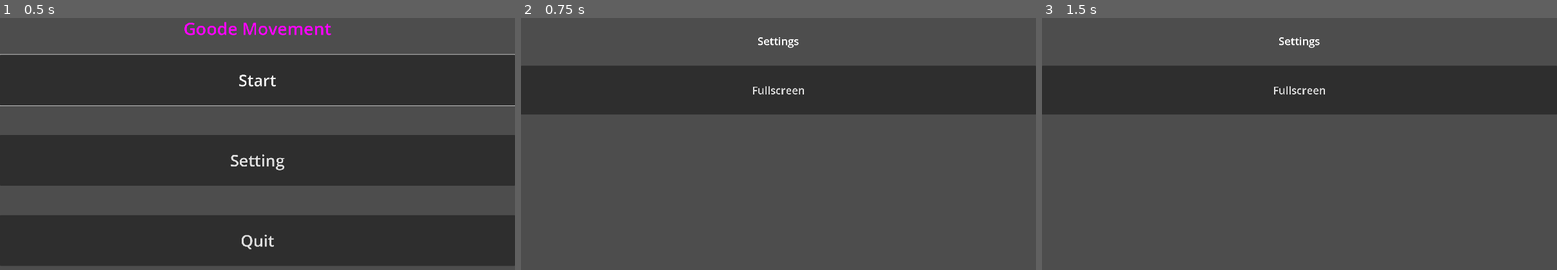
Above: before the commit, frames 1-3 (left to right).
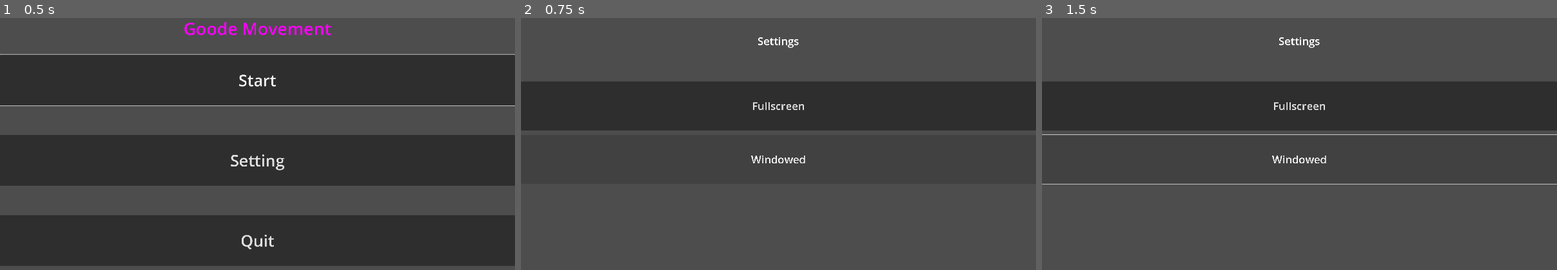
Above: after the commit, the same moments.

Repository: Allophycocyanin/GoodeMovement
Game: Godot game, scene res://Scene/main_menu.tscn
Two runs of this game, one before a commit and one after it. Both use one fixed random seed, a clock stepped at 60 frames per second and the inputs below.
Inputs (mouse positions are in pixels of both pictures, inside the frame that each line leads up to):
- Up to frame 1 (0.5 s): no input
- Up to frame 2 (0.75 s): click "Setting" at 0.5 s
- Up to frame 3 (1.5 s): click (1299, 159) at 1.25 s, where only the run after the commit has a clickable "Windowed"

Frame 1 is identical in both runs. In frame 2, 13% of the frame differs, in the area x 0-100%, y 18-58%; in frame 3, 13%, in the area x 0-100%, y 18-67%.

Commit message:
important stuff

Diff:
--- a/Scene/level_1.tscn
+++ b/Scene/level_1.tscn
@@ -1,9 +1,9 @@
 [gd_scene load_steps=9 format=3 uid="uid://b5mpaein6sfpe"]
 
 [ext_resource type="Script" path="res://Scripts/level_1.gd" id="1_biv20"]
-[ext_resource type="Texture2D" uid="uid://6qbxyqcncgd5" path="res://data/images/monochrome_tilemap_transparent.png" id="2_h6byp"]
+[ext_resource type="Texture2D" uid="uid://6qbxyqcncgd5" path="res://Data/images/monochrome_tilemap_transparent.png" id="2_h6byp"]
 [ext_resource type="Script" path="res://Scripts/player.gd" id="3_x2dc2"]
-[ext_resource type="Texture2D" uid="uid://d6t66606lsu2" path="res://data/images/player.png" id="4_gg3ly"]
+[ext_resource type="Texture2D" uid="uid://d6t66606lsu2" path="res://Data/images/player.png" id="4_gg3ly"]
 
 [sub_resource type="TileSetAtlasSource" id="TileSetAtlasSource_2iml7"]
 resource_name = "Tilemap"
--- a/Scene/settings.tscn
+++ b/Scene/settings.tscn
@@ -15,10 +15,18 @@
 vertical_alignment = 1
 
 [node name="Fullscreen" type="Button" parent="."]
-offset_top = 241.0
+offset_top = 300.0
 offset_right = 1920.0
-offset_bottom = 424.0
+offset_bottom = 483.0
 theme_override_font_sizes/font_size = 40
 text = "Fullscreen"
 
+[node name="Windowed" type="Button" parent="."]
+offset_top = 500.0
+offset_right = 1920.0
+offset_bottom = 683.0
+theme_override_font_sizes/font_size = 40
+text = "Windowed"
+
 [connection signal="pressed" from="Fullscreen" to="." method="_on_fullscreen_pressed"]
+[connection signal="pressed" from="Windowed" to="." method="_on_windowed_pressed"]
--- a/Scripts/settings.gd
+++ b/Scripts/settings.gd
@@ -15,3 +15,7 @@
 
 func _on_fullscreen_pressed():
 	DisplayServer.window_set_mode(DisplayServer.WINDOW_MODE_FULLSCREEN)
+
+
+func _on_windowed_pressed():
+	DisplayServer.window_set_mode(DisplayServer.WINDOW_MODE_WINDOWED)
Not shown, changed: data/images/dash_patterns.png.import
Not shown, changed: data/images/monochrome_tilemap_transparent.png.import
Not shown, changed: data/images/player.png.import
